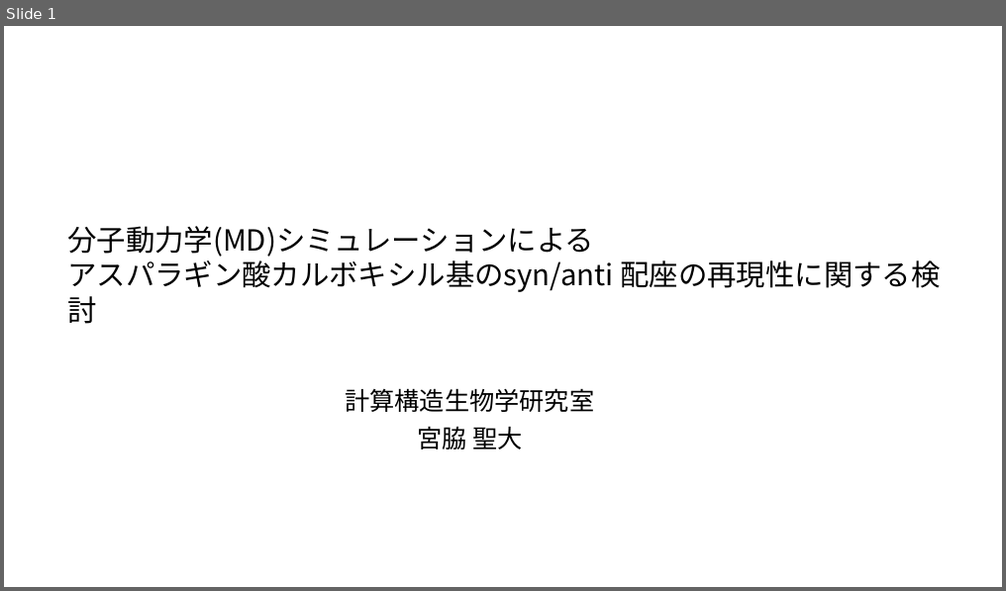
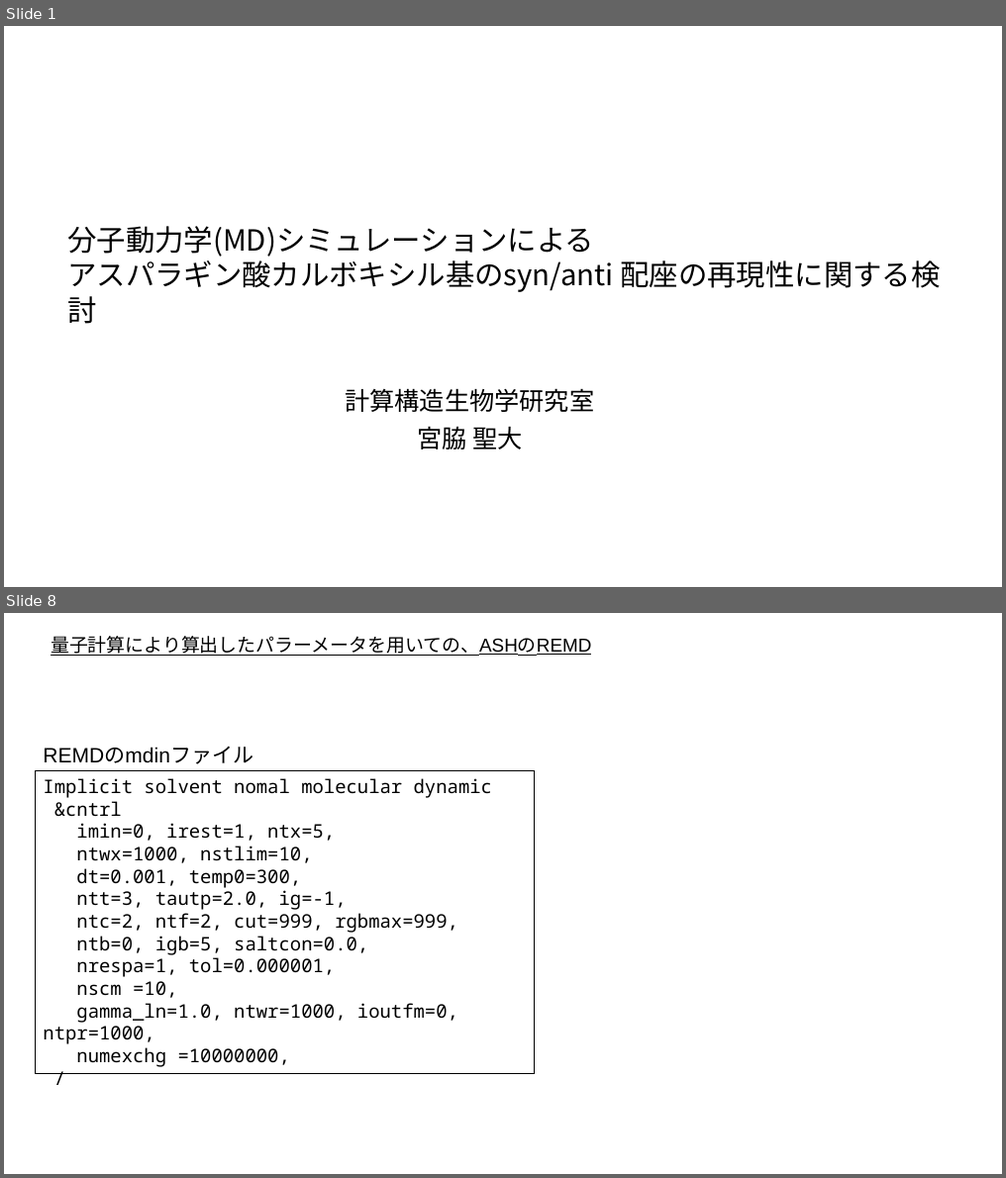
Before and after one commit to Onadius/Python_Labo, a slide deck: lab/SOTSURON/all_data/miyawaki_shintyoku_final_lab.pptx. Shown one above the other, each under a label of ours: slide 1 before the commit, slides 1 and 8 after it; the slides between them are not shown. The pictures are 1006x591 and 1006x1178 pixels, drawn with LibreOffice and Linux fonts; fonts in the diff are those of the drawing. Boxes give left, top, right and bottom in pixels: in the first picture for what was removed or moved away, otherwise in the second. Text is boxed around its words. In the diff, an @@ line names an element or a change of style, - is before the commit and + after.

Commit message:
ff99SBにてシミュレーション及びデータの収集

```diff
--- a/lab/SOTSURON/all_data/miyawaki_shintyoku_final_lab.pptx
+++ b/lab/SOTSURON/all_data/miyawaki_shintyoku_final_lab.pptx
@@ slide 8 added at [4, 613, 1002, 1174], background #FFFFFF @@
@@ text added at [51, 636, 591, 656], 18 pt, text #000000, underline @@
+量子計算により算出したパラーメータを用いての、ASHのREMD
@@ text added at [43, 746, 253, 764], 20 pt, text #000000 @@
+REMDのmdinファイル
@@ rectangle added at [36, 771, 535, 1073], outline #000000 0.75 pt, 18 pt, text #000000 @@
+Implicit solvent nomal molecular dynamic
+&cntrl
+imin=0, irest=1, ntx=5,
+ntwx=1000, nstlim=10,
+dt=0.001, temp0=300,
+ntt=3, tautp=2.0, ig=-1,
+ntc=2, ntf=2, cut=999, rgbmax=999,
+ntb=0, igb=5, saltcon=0.0,
+nrespa=1, tol=0.000001,
+nscm =10,
+gamma_ln=1.0, ntwr=1000, ioutfm=0, ntpr=1000,
+numexchg =10000000,
+/
```
Also in this commit, not shown: 10 slides changed, 13 other slides added, 1 slide removed, 13 other files.
